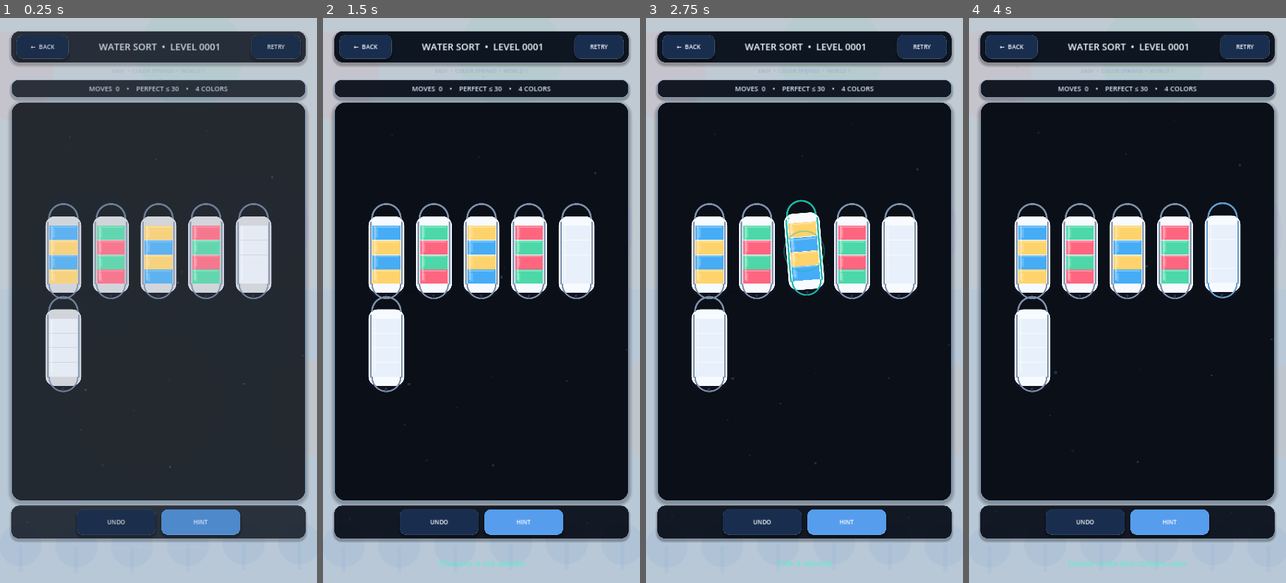
Above: before the commit, frames 1-4 (left to right).
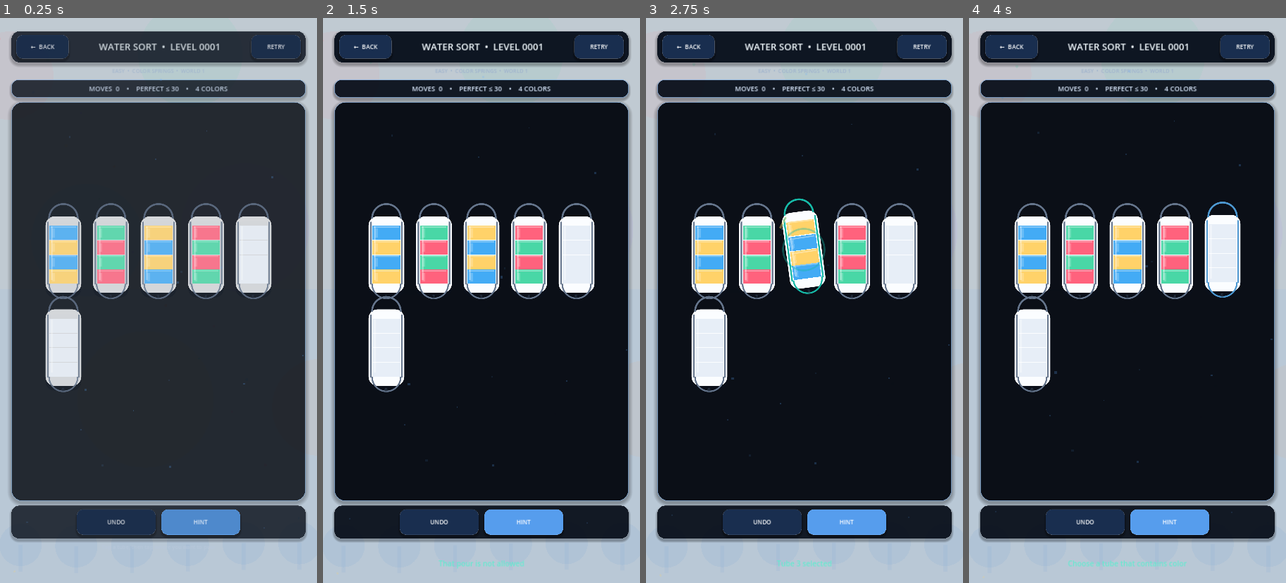
Above: after the commit, the same moments.

Repository: eghosa001/unjam
Game: Godot game, scene res://scenes/WaterSort.tscn
The game is run twice, just before and just after one commit, with the same random seed, the same clock (stepped at 60 frames per second) and the same inputs. This scene is started directly instead of the project's main scene.
Inputs (mouse positions are in pixels of both pictures, inside the frame that each line leads up to):
- Up to frame 1 (0.25 s): no input
- Up to frame 2 (1.5 s): click (386, 255) at 0.52 s; click (433, 255) at 1.27 s
- Up to frame 3 (2.75 s): click (804, 255) at 2.02 s
- Up to frame 4 (4 s): click (1175, 255) at 2.77 s; click (1222, 255) at 3.52 s

The runs differ from the first frame. In frame 1, 0.9% of the frame differs, in the area x 14-86%, y 32-67%; in frame 2, 1.0%; in frame 3, 1.8%, in the area x 14-86%, y 31-67%; in frame 4, 1.0%.

Commit message:
Upgrade Water Sort tube motion and liquid feedback

Diff:
--- a/scripts/ui/water_tube_button.gd
+++ b/scripts/ui/water_tube_button.gd
@@ -14,6 +14,9 @@
 var pulse_time := 0.0
 var slosh_amount := 0.0
 var target_rotation := 0.0
+var press_amount := 0.0
+var invalid_amount := 0.0
+var success_amount := 0.0
 
 func configure(values: Array, selected: bool, index: int) -> void:
 	layers = values.duplicate()
@@ -24,7 +27,7 @@
 	focus_mode = Control.FOCUS_NONE
 	mouse_default_cursor_shape = Control.CURSOR_POINTING_HAND
 	if is_selected:
-		target_rotation = deg_to_rad(-5.0 if index % 2 == 0 else 5.0)
+		target_rotation = deg_to_rad(-8.0 if index % 2 == 0 else 8.0)
 		slosh_amount = 1.0
 	else:
 		target_rotation = 0.0
@@ -42,77 +45,105 @@
 	pivot_offset = size * 0.5
 
 func _press() -> void:
+	press_amount = 1.0
 	slosh_amount = 1.0
 	var tween: Tween = create_tween().set_trans(Tween.TRANS_QUAD).set_ease(Tween.EASE_OUT)
-	tween.tween_property(self, "scale", Vector2(0.965, 0.965), 0.07)
+	tween.tween_property(self, "scale", Vector2(0.94, 0.94), 0.07)
 
 func _release() -> void:
 	var tween: Tween = create_tween().set_trans(Tween.TRANS_BACK).set_ease(Tween.EASE_OUT)
-	tween.tween_property(self, "scale", Vector2.ONE, 0.16)
+	tween.tween_property(self, "scale", Vector2(1.04, 1.04), 0.08)
+	tween.tween_property(self, "scale", Vector2.ONE, 0.14)
 
 func _set_hover(value: bool) -> void:
 	var tween: Tween = create_tween().set_trans(Tween.TRANS_QUAD).set_ease(Tween.EASE_OUT)
 	tween.tween_property(self, "hover_amount", 1.0 if value else 0.0, 0.12)
 	if value:
-		slosh_amount = maxf(slosh_amount, 0.45)
+		slosh_amount = maxf(slosh_amount, 0.50)
+
+func play_invalid() -> void:
+	invalid_amount = 1.0
+	var original := position
+	var tween := create_tween()
+	for dx in [8.0, -8.0, 6.0, -6.0, 0.0]:
+		tween.tween_property(self, "position", original + Vector2(dx, 0), 0.045)
+
+func play_success() -> void:
+	success_amount = 1.0
+	var tween := create_tween().set_trans(Tween.TRANS_BACK).set_ease(Tween.EASE_OUT)
+	tween.tween_property(self, "scale", Vector2(1.08, 1.08), 0.12)
+	tween.tween_property(self, "scale", Vector2.ONE, 0.18)
 
 func _process(delta: float) -> void:
 	pulse_time += delta
-	rotation = lerpf(rotation, target_rotation, minf(1.0, delta * 10.0))
+	press_amount = maxf(0.0, press_amount - delta * 5.0)
+	invalid_amount = maxf(0.0, invalid_amount - delta * 3.6)
+	success_amount = maxf(0.0, success_amount - delta * 2.4)
+	rotation = lerpf(rotation, target_rotation, minf(1.0, delta * 12.0))
 	if is_selected:
-		var wobble := sin(pulse_time * 3.8) * deg_to_rad(1.5)
-		rotation = lerpf(rotation, target_rotation + wobble, minf(1.0, delta * 6.0))
-		slosh_amount = maxf(slosh_amount, 0.72)
+		var wobble := sin(pulse_time * 4.2) * deg_to_rad(1.8)
+		rotation = lerpf(rotation, target_rotation + wobble, minf(1.0, delta * 7.0))
+		slosh_amount = maxf(slosh_amount, 0.78)
 	else:
-		slosh_amount = maxf(0.0, slosh_amount - delta * 1.9)
-	if hover_amount > 0.001 or is_selected or slosh_amount > 0.001:
+		slosh_amount = maxf(0.0, slosh_amount - delta * 2.1)
+	if hover_amount > 0.001 or is_selected or slosh_amount > 0.001 or invalid_amount > 0.001 or success_amount > 0.001:
 		queue_redraw()
 
 func _draw() -> void:
 	var rect: Rect2 = Rect2(Vector2(14, 18), size - Vector2(28, 40))
-	var selected_bob: float = sin(pulse_time * 4.0) * 3.0 if is_selected else 0.0
-	var lift: float = (-13.0 + selected_bob) if is_selected else -3.0 * hover_amount
+	var selected_bob: float = sin(pulse_time * 4.4) * 3.5 if is_selected else 0.0
+	var lift: float = (-18.0 + selected_bob) if is_selected else -5.0 * hover_amount
 	var body: Rect2 = Rect2(rect.position + Vector2(0, lift), rect.size)
-	var shadow: Rect2 = Rect2(body.position + Vector2(0, 13), body.size)
-	_draw_round_rect(shadow, Color(0.18, 0.12, 0.28, 0.18), 31.0)
-	_draw_round_rect(body, Color("f7fbff"), 31.0)
+	var shadow: Rect2 = Rect2(body.position + Vector2(0, 16), body.size)
+	_draw_round_rect(shadow, Color(0.03, 0.06, 0.12, 0.28), 31.0)
+	_draw_round_rect(body, Color("fbfdff"), 31.0)
 
 	var inner: Rect2 = Rect2(body.position + Vector2(14, 31), body.size - Vector2(28, 61))
 	var slot_h: float = inner.size.y / float(CAPACITY)
 	for slot in range(CAPACITY):
 		var y: float = inner.end.y - slot_h * float(slot + 1)
-		var wave := sin(pulse_time * 7.0 + float(slot) * 1.6) * 3.0 * slosh_amount
-		var slot_rect: Rect2 = Rect2(Vector2(inner.position.x, y + 1 + wave * 0.18), Vector2(inner.size.x, slot_h - 2))
+		var wave := sin(pulse_time * 8.0 + float(slot) * 1.7) * 4.0 * slosh_amount
+		var slot_rect: Rect2 = Rect2(Vector2(inner.position.x, y + 1 + wave * 0.20), Vector2(inner.size.x, slot_h - 2))
 		if slot < layers.size():
 			var color_index: int = clampi(int(layers[slot]), 0, PALETTE.size() - 1)
 			var liquid: Color = PALETTE[color_index] as Color
-			draw_rect(slot_rect, Color(liquid, 0.96), true)
+			draw_rect(slot_rect, Color(liquid, 0.98), true)
 			var surface_y: float = slot_rect.position.y + 4.0 + wave
-			draw_line(Vector2(slot_rect.position.x + 5, surface_y), Vector2(slot_rect.end.x - 5, surface_y - wave * 0.35), liquid.lightened(0.32), 4.0, true)
+			draw_line(Vector2(slot_rect.position.x + 5, surface_y), Vector2(slot_rect.end.x - 5, surface_y - wave * 0.45), liquid.lightened(0.34), 4.0, true)
 			var shine: Rect2 = Rect2(slot_rect.position + Vector2(8, 10), Vector2(maxf(4.0, slot_rect.size.x * 0.10), maxf(5.0, slot_rect.size.y - 18)))
-			draw_rect(shine, Color(1, 1, 1, 0.18), true)
+			draw_rect(shine, Color(1, 1, 1, 0.20), true)
 		else:
-			draw_rect(slot_rect, Color("e8f0fb"), true)
+			draw_rect(slot_rect, Color("e7eef7"), true)
 
-	var rim_color: Color = Color("16b8a6") if is_selected else Color("7b8faa").lerp(Color("3fa9f5"), hover_amount * 0.45)
+	var rim_color: Color = Color("16b8a6") if is_selected else Color("64748b").lerp(Color("3fa9f5"), hover_amount * 0.65)
+	if invalid_amount > 0.0:
+		rim_color = Color("ef476f")
+	if success_amount > 0.0:
+		rim_color = Color("22c55e")
 	draw_arc(Vector2(body.position.x + body.size.x * 0.5, body.position.y + 7), body.size.x * 0.40, PI, TAU, 32, rim_color, 5.0, true)
 	draw_line(body.position + Vector2(8, 19), body.position + Vector2(8, body.size.y - 29), rim_color, 4.0, true)
 	draw_line(Vector2(body.end.x - 8, body.position.y + 19), Vector2(body.end.x - 8, body.end.y - 29), rim_color, 4.0, true)
 	draw_arc(Vector2(body.position.x + body.size.x * 0.5, body.end.y - 30), body.size.x * 0.40, 0, PI, 32, rim_color, 4.0, true)
 
 	var glass_shine: Rect2 = Rect2(body.position + Vector2(18, 34), Vector2(8, body.size.y - 78))
-	draw_rect(glass_shine, Color(1, 1, 1, 0.30), true)
+	draw_rect(glass_shine, Color(1, 1, 1, 0.32), true)
 	if is_selected:
-		var glow_alpha: float = 0.32 + sin(pulse_time * 4.0) * 0.08
-		draw_arc(body.get_center(), body.size.x * 0.56, 0, TAU, 48, Color(0.08, 0.72, 0.65, glow_alpha), 4.0, true)
-		# Animated pour cue: droplets leave the lip in the direction of the tilt.
+		var glow_alpha: float = 0.34 + sin(pulse_time * 4.4) * 0.10
+		draw_arc(body.get_center(), body.size.x * 0.58, 0, TAU, 48, Color(0.08, 0.72, 0.65, glow_alpha), 5.0, true)
+		# Continuous pour anticipation: droplets and a short stream show the active direction.
 		var dir := -1.0 if target_rotation < 0.0 else 1.0
-		for i in range(3):
-			var phase := fmod(pulse_time * 2.8 + float(i) * 0.31, 1.0)
-			var p := Vector2(body.get_center().x + dir * body.size.x * 0.34 + dir * phase * 22.0, body.position.y + 10.0 + phase * 38.0)
-			draw_circle(p, 3.0 + float(i), Color("39d7cf", 0.75 * (1.0 - phase)))
+		var lip := Vector2(body.get_center().x + dir * body.size.x * 0.38, body.position.y + 13.0)
+		for i in range(5):
+			var phase := fmod(pulse_time * 2.9 + float(i) * 0.19, 1.0)
+			var p := lip + Vector2(dir * phase * 28.0, phase * 48.0 + phase * phase * 18.0)
+			draw_circle(p, 3.0 + float(i % 2), Color("39d7cf", 0.82 * (1.0 - phase)))
+		if not layers.is_empty():
+			var liquid_index := clampi(int(layers.back()), 0, PALETTE.size() - 1)
+			var stream_color: Color = PALETTE[liquid_index]
+			var stream_phase := 0.5 + 0.5 * sin(pulse_time * 6.0)
+			draw_line(lip, lip + Vector2(dir * (22.0 + stream_phase * 8.0), 34.0), Color(stream_color, 0.42), 7.0, true)
 	var number_pos: Vector2 = Vector2(body.get_center().x, body.end.y + 20)
-	draw_string(ThemeDB.fallback_font, number_pos - Vector2(7, 0), str(tube_index + 1), HORIZONTAL_ALIGNMENT_LEFT, -1, 18, Color("475569"))
+	draw_string(ThemeDB.fallback_font, number_pos - Vector2(7, 0), str(tube_index + 1), HORIZONTAL_ALIGNMENT_LEFT, -1, 18, Color("334155"))
 
 func _draw_round_rect(rect: Rect2, color: Color, radius: float) -> void:
 	var style := StyleBoxFlat.new()
